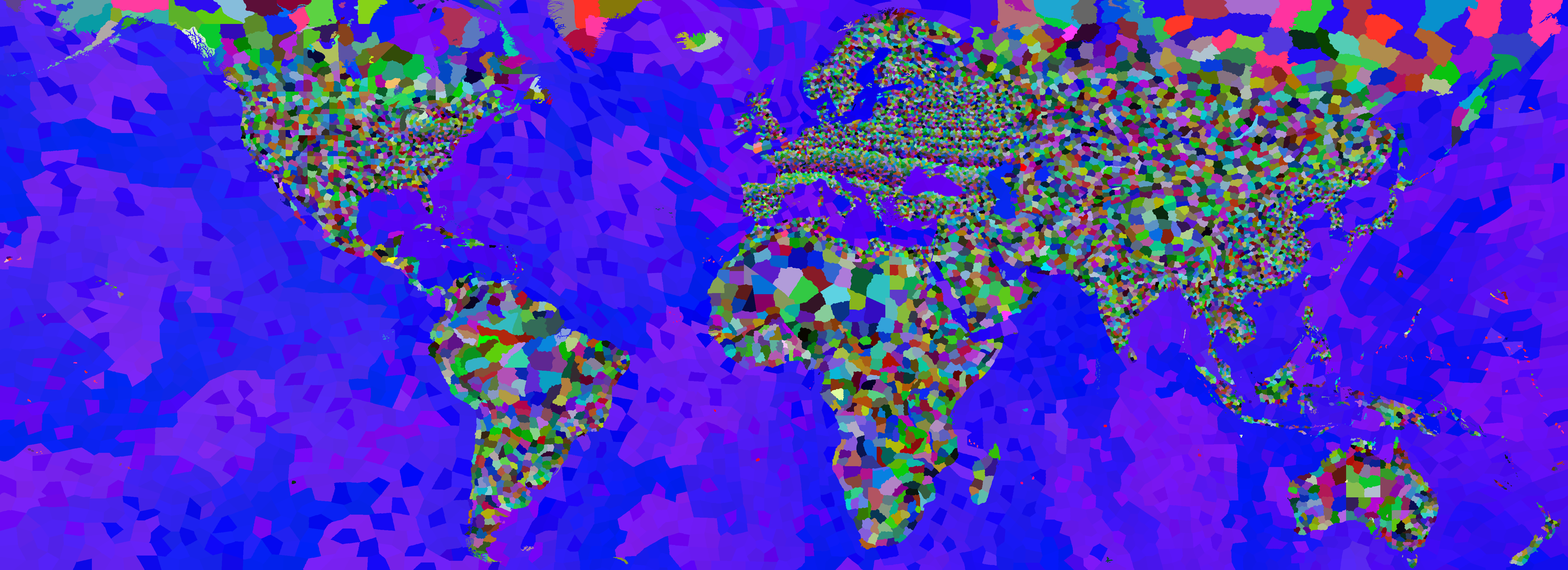
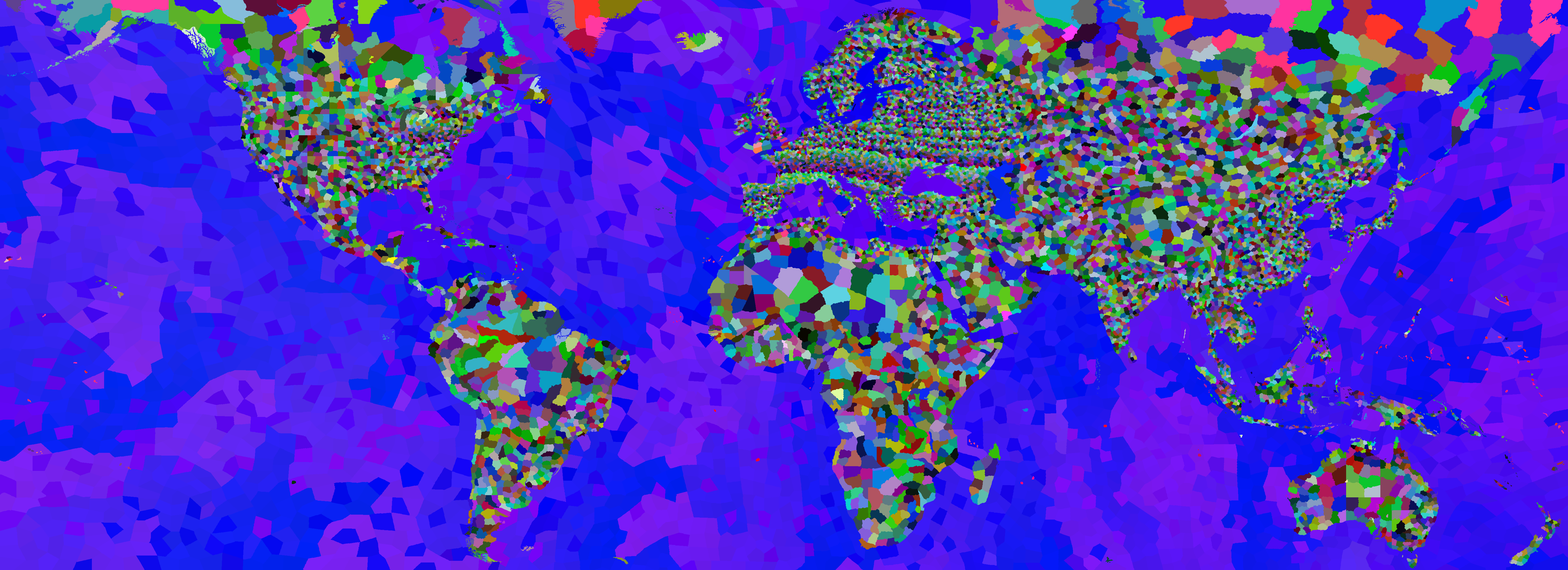
Layers edited between the first and the second 1568×570 image:
painted on "provinces.bmp" over left=1420, top=289, right=1510, bottom=311
